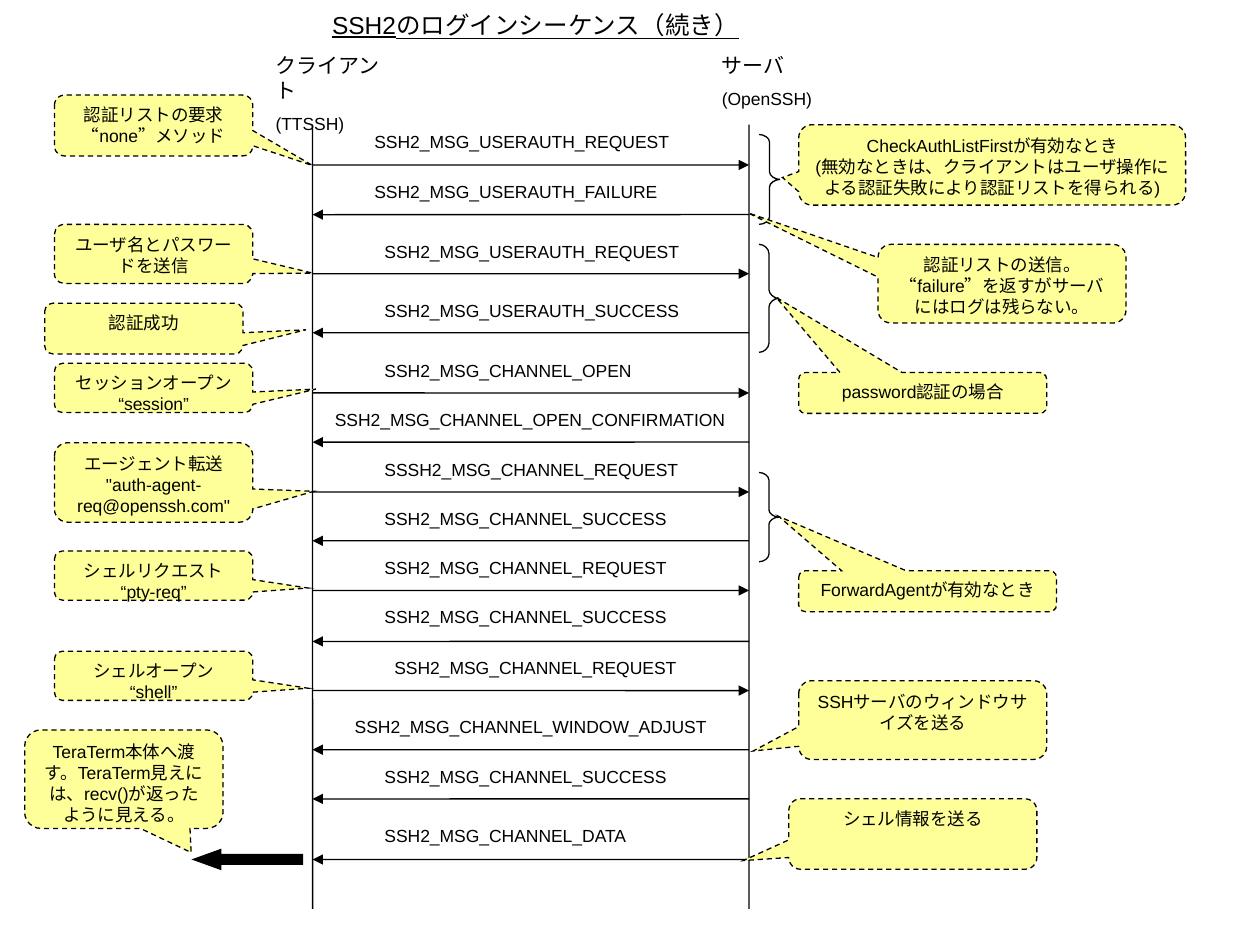
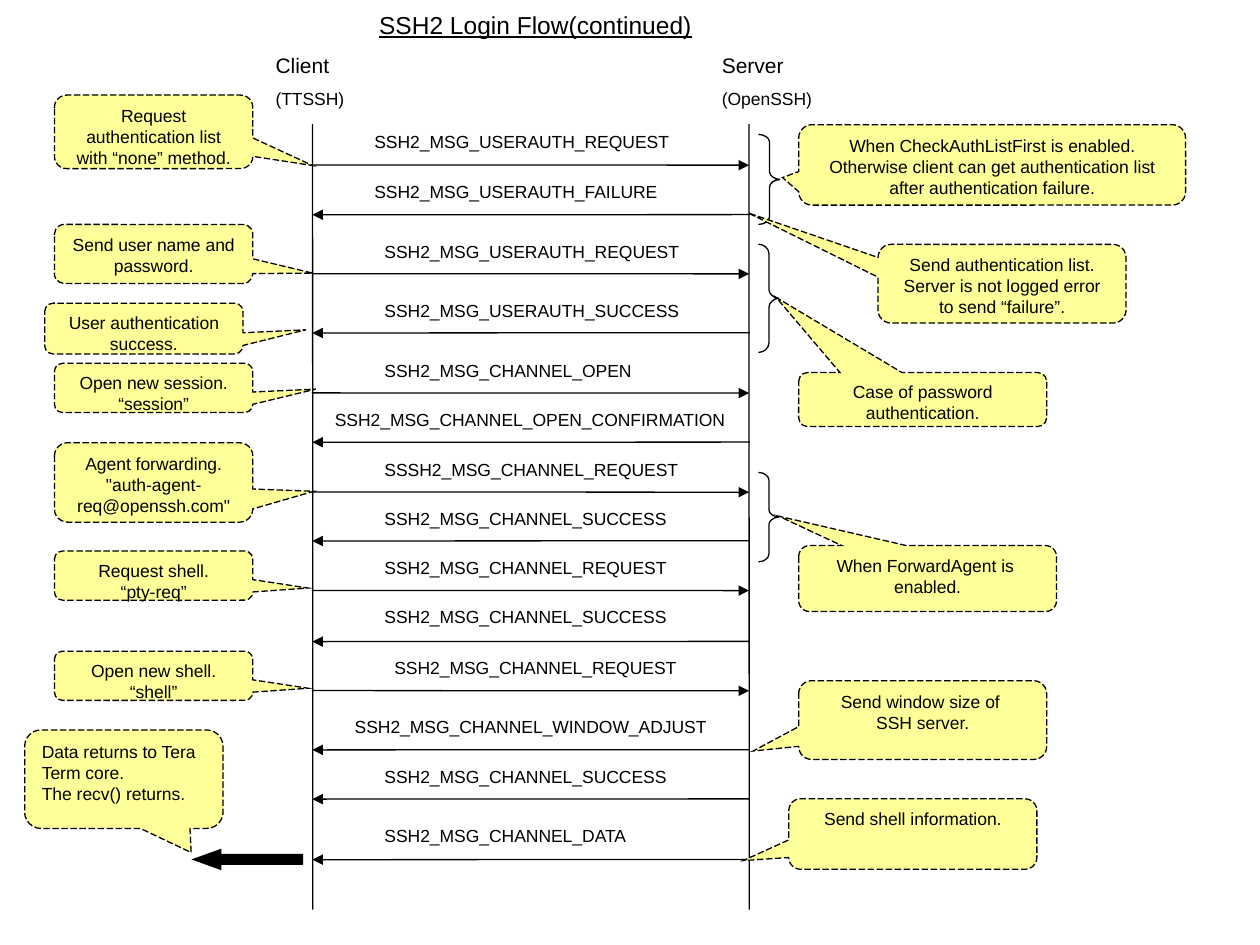
Before and after one commit to TeraTermProject/teraterm-mirror-gitsvn, a slide deck: slide 2 of doc/en/html/reference/image/ssh2_sequence.ppt. Drawn at 1260x945 pixels with LibreOffice and Linux fonts; fonts in the diff are those of the drawing. Boxes give left, top, right and bottom in pixels: in the first picture for what was removed or moved away, otherwise in the second. Text is boxed around its words. In the diff, an @@ line names an element or a change of style, - is before the commit and + after.

```diff
--- a/doc/en/html/reference/image/ssh2_sequence.ppt
+++ b/doc/en/html/reference/image/ssh2_sequence.ppt
@@ title at <box>379,16,692,39</box>: text changed @@
-SSH2のログインシーケンス（続き）
+SSH2 Login Flow(continued)
@@ text at <box>276,57,330,74</box>: text changed @@
-クライアント
+Client
@@ text at <box>722,58,784,74</box>: text changed @@
-サーバ
+Server
@@ rounded speech box "Request authentication list with “none” ...": place and size @@
-rounded speech box "Request authentication list with “none” ..." at <box>54,96,252,156</box>
+rounded speech box "Request authentication list with “none” ..." at <box>54,96,252,169</box>
@@ text in rounded speech box at <box>77,110,231,169</box>: text changed @@
-認証リストの要求
-“none”メソッド
+Request authentication list with “none” method.
@@ text in rounded speech box at <box>829,139,1155,194</box>: text changed @@
-CheckAuthListFirstが有効なとき
-(無効なときは、クライアントはユーザ操作による認証失敗により認証リストを得られる)
+When CheckAuthListFirst is enabled.
+Otherwise client can get authentication list after authentication failure.
@@ text in rounded speech box at <box>73,238,235,276</box>: text changed @@
-ユーザ名とパスワードを送信
+Send user name and password.
@@ outline #000000 0.74 pt dashed to #000000 0.74 pt in 11 elements at <box>54,442,252,522</box>, <box>54,551,252,600</box>, <box>54,224,252,284</box>, <box>44,304,242,354</box>, <box>54,363,252,412</box>, <box>54,651,252,701</box>, <box>799,680,1047,760</box>, <box>789,799,1037,869</box>, <box>25,730,223,828</box>, <box>799,125,1186,205</box>, <box>878,244,1126,323</box> @@
@@ text in rounded speech box at <box>904,258,1101,313</box>: text changed @@
-認証リストの送信。
-“failure”を返すがサーバにはログは残らない。
+Send authentication list.
+Server is not logged error to send “failure”.
@@ text in rounded speech box at <box>69,316,219,355</box>: text changed @@
-認証成功
+User authentication success.
@@ text in rounded speech box at <box>80,376,228,393</box>: text changed @@
-セッションオープン
+Open new session.
@@ rounded speech box "Case of password authentication.": place and size @@
-rounded speech box "Case of password authentication." at <box>799,373,1047,413</box>
+rounded speech box "Case of password authentication." at <box>799,373,1047,427</box>
@@ text in rounded speech box at <box>853,385,993,419</box>: text changed @@
-password認証の場合
+Case of password authentication.
@@ text in rounded speech box at <box>85,457,222,474</box>: text changed @@
-エージェント転送
+Agent forwarding.
@@ text in rounded speech box at <box>98,564,209,581</box>: text changed @@
-シェルリクエスト
+Request shell.
@@ outline #000000 0.74 pt dashed to #000000 0.74 pt; proportions changed in 3 elements at <box>54,96,252,169</box>, <box>799,373,1047,427</box>, <box>799,546,1057,611</box> @@
@@ rounded speech box "When ForwardAgent is": place and size @@
-rounded speech box "When ForwardAgent is" at <box>799,571,1057,611</box>
+rounded speech box "When ForwardAgent is" at <box>799,546,1057,611</box>
@@ text in rounded speech box at <box>837,559,1014,593</box>: text changed @@
-ForwardAgentが有効なとき
+When ForwardAgent is
+enabled.
@@ text in rounded speech box at <box>91,664,216,681</box>: text changed @@
-シェルオープン
+Open new shell.
@@ text in rounded speech box at <box>841,695,1000,729</box>: text changed @@
-SSHサーバのウィンドウサイズを送る
+Send window size of
+SSH server.
@@ text in rounded speech box at <box>42,746,196,804</box>: text changed @@
-TeraTerm本体へ渡す。TeraTerm見えには、recv()が返ったように見える。
+Data returns to Tera Term core.
+The recv() returns.
@@ text in rounded speech box at <box>824,812,1001,825</box>: text changed @@
-シェル情報を送る
+Send shell information.
```
Also in this commit, not shown: 2 other slides changed, 13 other files.
